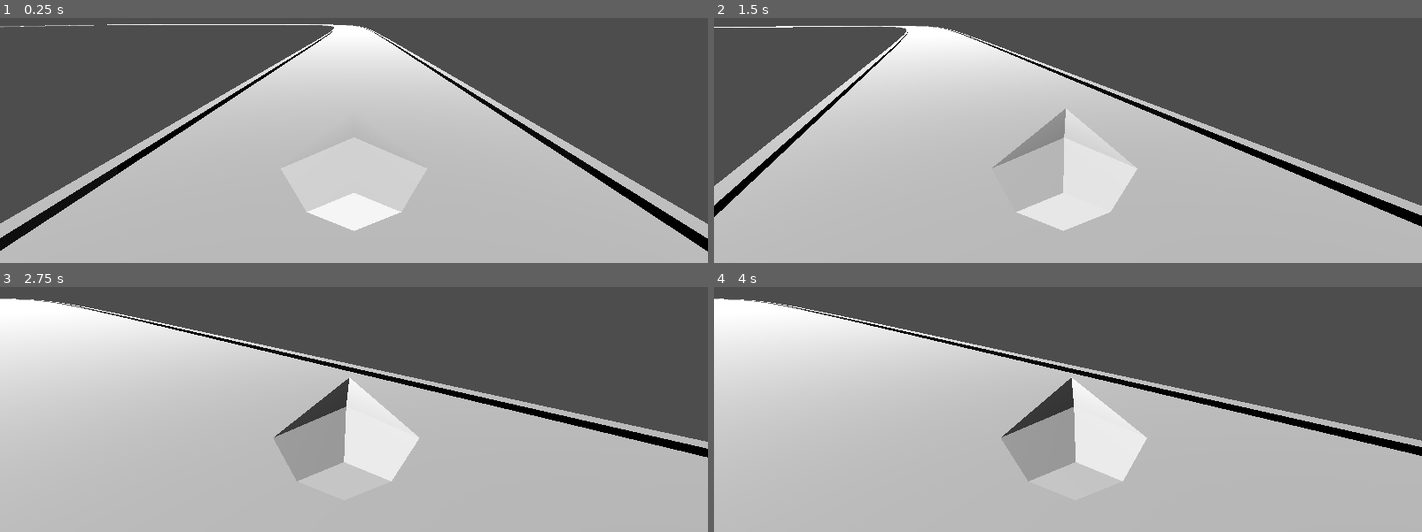
Above: before the commit, frames 1-4 (two rows, left to right).
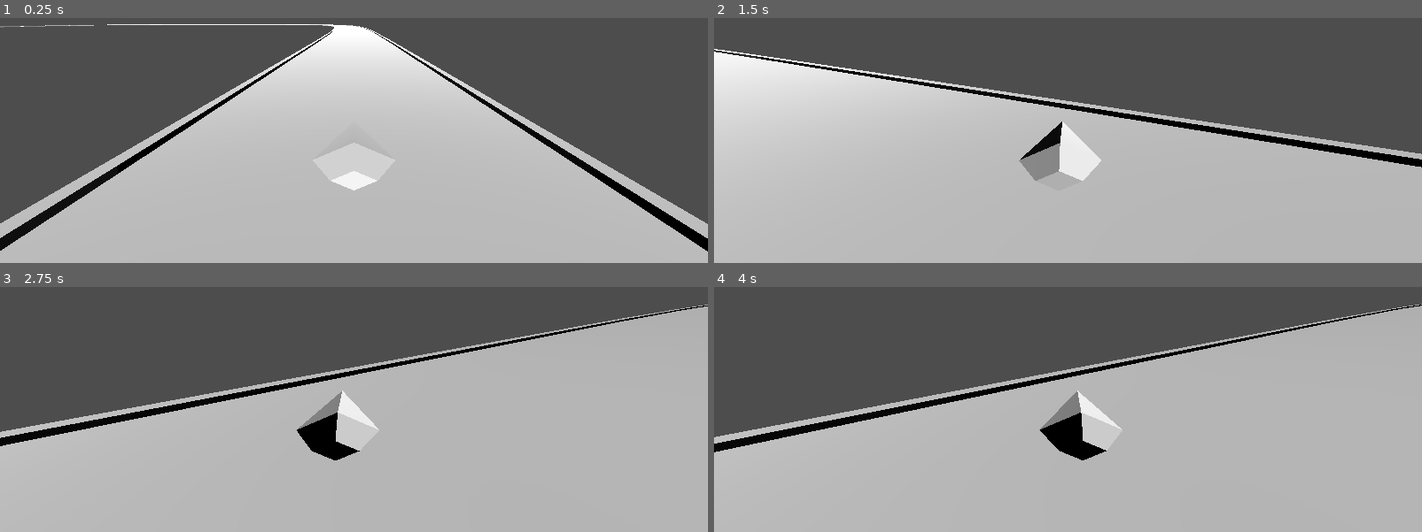
Above: after the commit, the same moments.

Repository: pjimenez1502/Grav_Racer
Game: Godot game, scene res://Component/Circuits/TestCircuit01/test_circuit_01.tscn
Same seed, same stepped clock (60 frames per second), same inputs: the game is played once before the commit and once after it.
Inputs (mouse positions are in pixels of both pictures, inside the frame that each line leads up to):
- Up to frame 1 (0.25 s): no input
- Up to frame 2 (1.5 s): tap Enter at 0.5 s; move the mouse to (1223, 44) at 0.52 s; hold D (TURN_RIGHT) 0.53-1.25 s; hold Space (BURNER) 0.53-1.25 s; click (1223, 44) at 0.67 s; drag from (926, 84) to (1032, 142) at 1.27 s
- Up to frame 3 (2.75 s): move the mouse to (outside the picture) at 2.02 s; hold D (TURN_RIGHT) from 2.03 s (still down); tap Tab at 2.1 s
- Up to frame 4 (4 s): release D (TURN_RIGHT) at 2.75 s; drag from (1032, 411) to (outside the picture) at 2.77 s; move the mouse to (1280, 392) at 3.52 s; hold A (TURN_LEFT) from 3.53 s (still down); tap Delete at 3.6 s

The runs differ from the first frame. In frame 1, 1.5% of the frame differs, in the area x 43-57%, y 48-88%; in frame 2, 22%; in frame 3, 36%; in frame 4, 37%, in the area x 0-100%, y 4-80%.

Commit message:
Ship scale test

Diff:
--- a/Component/Ships/Ship Components/ShipBodywork.gd
+++ b/Component/Ships/Ship Components/ShipBodywork.gd
@@ -7,7 +7,7 @@
 
 func bodywork_drag() -> void:
 	var sideslip : float = ship_rb.global_transform.basis.x.dot(ship_rb.linear_velocity)
-	var sidedrag : float = (sideslip_drag_power) * (sideslip**2 / 2) / 100 * -sign(sideslip)
+	var sidedrag : float = (sideslip_drag_power) * (sideslip**2 / 2) / 150 * -sign(sideslip)
 	ship_rb.apply_force(ship_rb.transform.basis.x * sidedrag)
 
 	#print("#BODYWORKDRAG: ", sidedrag)
--- a/Component/Ships/Ship Components/ShipEngine.gd
+++ b/Component/Ships/Ship Components/ShipEngine.gd
@@ -16,6 +16,6 @@
 	var turn_power : float = turning_power * 100 * turn_axis
 
 	#var forward_speed : float = -ship_rb.global_transform.basis.z.dot(ship_rb.linear_velocity)
-	var speed_turn_deficit : float = 1 - forward_speed / 300
+	var speed_turn_deficit : float = 1 - forward_speed / 100
 	ship_rb.apply_torque(-ship_rb.transform.basis.y * turn_power * speed_turn_deficit)
 	print(speed_turn_deficit)
--- a/Component/Ships/Test_Ship/test_ship.tscn
+++ b/Component/Ships/Test_Ship/test_ship.tscn
@@ -12,8 +12,8 @@
 [ext_resource type="Script" uid="uid://byp3sn1mtjl6y" path="res://Component/Ships/Ship Components/ShipBrakes.gd" id="6_6ec8x"]
 
 [sub_resource type="CapsuleShape3D" id="CapsuleShape3D_eg5tq"]
-radius = 4.74711
-height = 16.7733
+radius = 3.09837
+height = 11.1542
 
 [node name="TEST_SHIP" type="RigidBody3D"]
 mass = 10.0
Binary file changed: Component/Ships/Test_Ship/Test_01.glb
